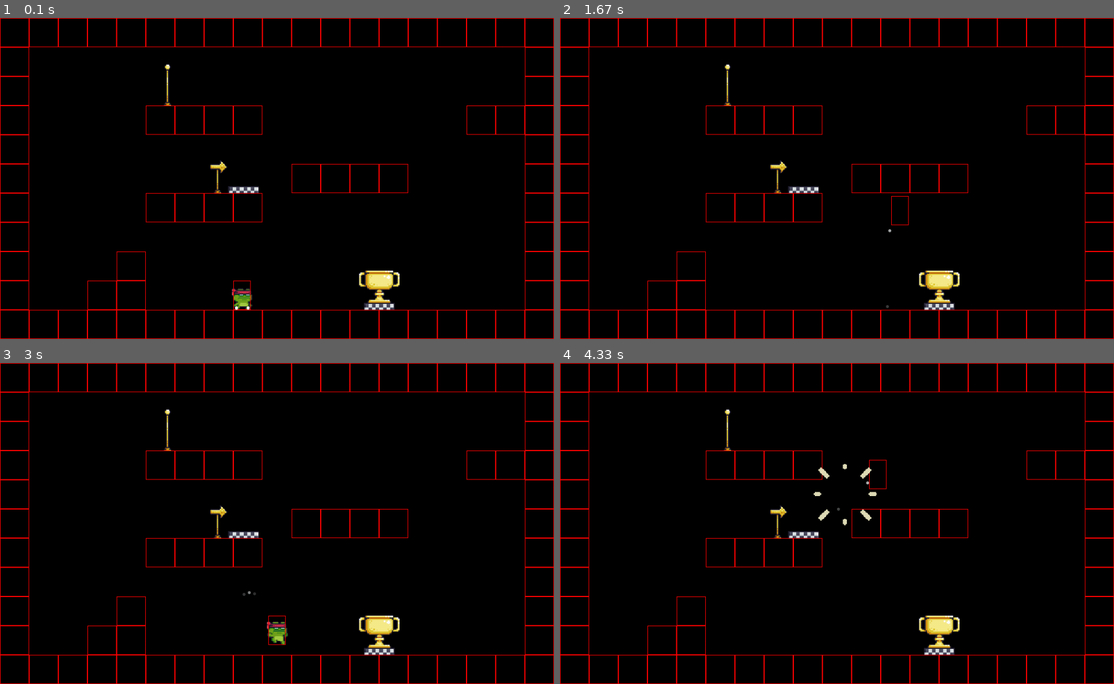
Above: before the commit, frames 1-4 (two rows, left to right).
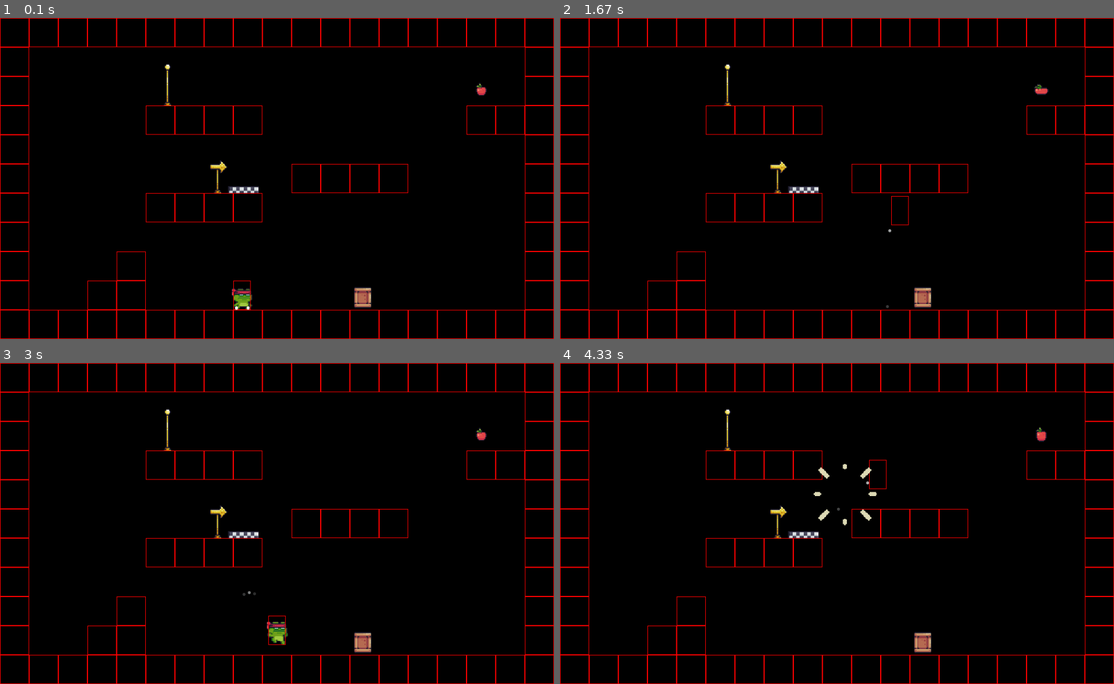
Above: after the commit, the same moments.

Repository: Itzudii/pygame-game-2d
Game: pygame game, started from main.py
Same seed, same stepped clock (60 frames per second), same inputs: the game is played once before the commit and once after it.
Inputs:
- Up to frame 1 (0.1 s): no input
- Up to frame 2 (1.67 s): tap Space at 0.33, 0.73, 1.03, 1.23, 1.53 s; hold Right 0.67-1.13 s; tap A at 0.82 s; hold Right 1.17-1.63 s
- Up to frame 3 (3 s): hold Left 1.67-2.2 s; tap Space at 1.73, 2.03, 2.3, 2.6, 2.73 s; hold Left 2.23-2.63 s; tap A at 2.38 s; hold Right from 2.67 s (still down)
- Up to frame 4 (4.33 s): tap Space at 3.03, 3.4, 3.7, 3.9, 4.2 s; release Right at 3.3 s; hold Left 3.33-3.8 s; hold Right 3.83-4.3 s; tap A at 3.98 s

The runs differ from the first frame. In frame 1, 0.8% of the frame differs, in the area x 63-88%, y 20-91%; in frame 2, 0.8%; in frame 3, 0.8%; in frame 4, 0.8%, in the area x 63-88%, y 19-91%.

Commit message:
add and seprate utils/partical class

Diff:
--- /dev/null
+++ b/items/boxs.py
@@ -0,0 +1,66 @@
+import pygame
+from utils.dependency import get_frames
+from animation import Animation
+
+import random
+from utils.dependency import get_img
+
+class Partical(pygame.sprite.Sprite):
+    def __init__(self,lifespan):
+        super().__init__()
+        self.w = self.img.get_width()
+        self.life = lifespan
+        self.max_life = lifespan
+
+    def update(self):
+        self.life -= 1
+        alpha = int(255 * (self.life / self.max_life))
+        self.img.set_alpha(alpha)
+        if self.life == 0:
+            self.kill()
+
+
+
+
+
+class Box(pygame.sprite.Sprite):
+    frames = None
+    assets = {
+        'idle':(r'assets\Items\Boxes\Box1\Idle.png',1),
+        'hit':(r'assets\Items\Boxes\Box1\Hit (28x24).png',3),
+        'break':(r'assets\Items\Boxes\Box1\Break.png',4)
+    }
+
+    @classmethod
+    def load_assets(cls):
+        if cls.frames is None:
+            cls.frames = {}
+            for state, (path, count) in cls.assets.items():
+                cls.frames[state] = get_frames(path, count,both=False)
+
+    def __init__(self,bottomleft):
+        cls = self.__class__
+        cls.load_assets()
+        super().__init__()
+        self.ani = Animation(cls.frames)
+        self.break_frames = cls.frames['break'][1]
+        self.rect = self.ani.image.get_rect()
+        self.rect.bottomleft = bottomleft
+        self.ishit = False
+
+    def draw(self,screen):
+        screen.blit(self.ani.image,self.rect.topleft)
+
+    def update(self):
+        if self.ani.isfinished and self.ishit:
+            self.ani.set_state('idle')
+            self.ishit = False
+        self.ani.update()
+
+    def hit(self):
+        if not self.ishit:
+            self.ani.set_state('hit')
+        self.ishit = True
+
+    def get_break(self):
+        pass
--- a/items/checkpoint.py
+++ /dev/null
@@ -1,71 +0,0 @@
-import pygame
-from utils.dependency import get_frames
-from animation import Animation
-
-class Checkpoint(pygame.sprite.Sprite):
-    def __init__(self,frames,bottomleft,direction=1):
-        super().__init__()
-        self.ani = Animation(frames,direction)
-        self.rect = self.ani.image.get_rect()
-        self.rect.bottomleft = bottomleft
-        self.ishit = False
-
-    def draw(self,screen):
-        screen.blit(self.ani.image,self.rect.topleft)
-
-    def update(self):
-        if self.ani.isfinished and self.ishit:
-            self.ani.set_state('idle')
-            self.ishit = False
-        self.ani.update()
-
-    def hit(self):
-        if not self.ishit:
-            self.ani.set_state('move')
-        self.ishit = True
-
-class Start(Checkpoint):
-    frames = None
-    @classmethod
-    def load_assets(cls):
-        if cls.frames == None:
-            cls.frames = dict()
-            cls.frames['idle'] = get_frames(r'assets\Items\Checkpoints\Start\Start (Idle).png',1)
-            cls.frames['move'] = get_frames(r'assets\Items\Checkpoints\Start\Start (Moving) (64x64).png',17)
-
-    def __init__(self,bottomleft,direction=1):
-        Start.load_assets()
-        super().__init__(Start.frames,bottomleft,direction)
-
-class End(Checkpoint):
-    frames = None
-    @classmethod
-    def load_assets(cls):
-        if cls.frames == None:
-            cls.frames = dict()
-            cls.frames['idle'] = get_frames(r'assets\Items\Checkpoints\End\End (Idle).png',1)
-            cls.frames['move'] = get_frames(r'assets\Items\Checkpoints\End\End (Pressed) (64x64).png',8)
-
-    def __init__(self,bottomleft,direction=1):
-        End.load_assets()
-        super().__init__(End.frames,bottomleft,direction)
-
-
-class Flag(Checkpoint):
-    frames = None
-    @classmethod
-    def load_assets(cls):
-        if cls.frames == None:
-            cls.frames = dict()
-            cls.frames['idle'] = get_frames(r'assets\Items\Checkpoints\Checkpoint\Checkpoint (No Flag).png',1)
-            cls.frames['move'] = get_frames(r'assets\Items\Checkpoints\Checkpoint\Checkpoint (Flag Out) (64x64).png',26)
-            cls.frames['active'] = get_frames(r'assets\Items\Checkpoints\Checkpoint\Checkpoint (Flag Idle)(64x64).png',10)
-
-    def __init__(self,bottomleft,direction=1):
-        Flag.load_assets()
-        super().__init__(Flag.frames,bottomleft,direction)
-
-    def update(self):
-        if self.ani.isfinished and self.ishit:
-            self.ani.set_state('active')
-        self.ani.update()
--- /dev/null
+++ b/items/checkpoints.py
@@ -0,0 +1,62 @@
+import pygame
+from utils.dependency import get_frames
+from animation import Animation
+
+class Checkpoint(pygame.sprite.Sprite):
+    frames = None
+    assets = {}
+
+    @classmethod
+    def load_assets(cls):
+        if cls.frames is None:
+            cls.frames = {}
+            for state, (path, count) in cls.assets.items():
+                cls.frames[state] = get_frames(path, count)
+
+    def __init__(self,bottomleft,direction=1):
+        cls = self.__class__
+        cls.load_assets()
+        super().__init__()
+        self.ani = Animation(cls.frames,direction)
+        self.rect = self.ani.image.get_rect()
+        self.rect.bottomleft = bottomleft
+        self.ishit = False
+
+    def draw(self,screen):
+        screen.blit(self.ani.image,self.rect.topleft)
+
+    def update(self):
+        if self.ani.isfinished and self.ishit:
+            self.ani.set_state('idle')
+            self.ishit = False
+        self.ani.update()
+
+    def hit(self):
+        if not self.ishit:
+            self.ani.set_state('move')
+        self.ishit = True
+
+class Start(Checkpoint):
+    assets = {
+        'idle':(r'assets\Items\Checkpoints\Start\Start (Idle).png',1),
+        'move':(r'assets\Items\Checkpoints\Start\Start (Moving) (64x64).png',17)
+    }
+
+class End(Checkpoint):
+    assets = {
+        'idle':(r'assets\Items\Checkpoints\End\End (Idle).png',1),
+        'move':(r'assets\Items\Checkpoints\End\End (Pressed) (64x64).png',8)
+    }
+
+
+class Flag(Checkpoint):
+    assets = {
+        'idle':(r'assets\Items\Checkpoints\Checkpoint\Checkpoint (No Flag).png',1),
+        'move':(r'assets\Items\Checkpoints\Checkpoint\Checkpoint (Flag Out) (64x64).png',26),
+        'active':(r'assets\Items\Checkpoints\Checkpoint\Checkpoint (Flag Idle)(64x64).png',10)
+    }
+
+    def update(self):
+        if self.ani.isfinished and self.ishit:
+            self.ani.set_state('active')
+        self.ani.update()
--- /dev/null
+++ b/items/fruits.py
@@ -0,0 +1,60 @@
+import pygame
+from utils.dependency import get_frames
+from animation import Animation
+class Fruit(pygame.sprite.Sprite):
+    frames = None
+    assets = {}
+
+    @classmethod
+    def load_assets(cls):
+        if cls.frames is None:
+            cls.frames = {}
+            for state, (path, count) in cls.assets.items():
+                cls.frames[state] = get_frames(path, count,both= False)
+            cls.frames['collect'] = get_frames(r'assets\Items\Fruits\Collected.png',6,both=False)
+
+
+    def __init__(self,bottomleft):
+        cls = self.__class__
+        cls.load_assets()
+        super().__init__()
+        self.ani = Animation(cls.frames)
+        self.rect = self.ani.image.get_rect()
+        self.rect.bottomleft = bottomleft
+        self.ishit = False
+
+    def draw(self,screen):
+        screen.blit(self.ani.image,self.rect.topleft)
+
+    def update(self):
+        if self.ani.isfinished and self.ishit:
+            self.kill()
+        self.ani.update()
+
+    def hit(self):
+        self.ani.set_state('collect')
+        self.ishit = True
+
+class Apple(Fruit):
+    assets = {'idle':(r'assets\Items\Fruits\Apple.png',17)}
+
+class Bananas(Fruit):
+    assets = {'idle':(r'assets\Items\Fruits\Bananas.png',17)}
+
+class Cherries(Fruit):
+    assets = {'idle':(r'assets\Items\Fruits\Cherries.png',17)}
+
+class Kiwi(Fruit):
+    assets = {'idle':(r'assets\Items\Fruits\Kiwi.png',17)}
+
+class Melon(Fruit):
+    assets = {'idle':(r'assets\Items\Fruits\Melon.png',17)}
+
+class Orange(Fruit):
+    assets = {'idle':(r'assets\Items\Fruits\Orange.png',17)}
+
+class Pineapple(Fruit):
+    assets = {'idle':(r'assets\Items\Fruits\Pineapple.png',17)}
+
+class Strawberry(Fruit):
+    assets = {'idle':(r'assets\Items\Fruits\Strawberry.png',17)}
--- a/level.py
+++ b/level.py
@@ -1,7 +1,9 @@
 import pygame
 from maps import map1
 from player.model import Player
-from items.checkpoint import Start,End,Flag
+from items.checkpoints import Start,End,Flag
+from items.fruits import Apple
+from items.boxs import Box
 from constant import TILESIZE,WINDOW_W,WINDOW_H
 
 class Level():
@@ -9,7 +11,8 @@
     def __init__(self):
         self.player = None
         self.landblocks = []
-        self.flags = pygame.sprite.Group()
+        self.checkpoints = pygame.sprite.Group()
+        self.fruits = pygame.sprite.Group()
         self.load_map()
 
     def load_map(self):
@@ -21,13 +24,16 @@
                     self.player = Player(col*Level.tilesize,row*Level.tilesize)
                 elif tile == 'S':
                     temp = Start((col*Level.tilesize,(row+1)*Level.tilesize))
-                    self.flags.add(temp)
-                elif tile == 'E':
-                    temp = End((col*Level.tilesize,(row+1)*Level.tilesize))
-                    self.flags.add(temp)
+                    self.checkpoints.add(temp)
+                elif tile == 'B':
+                    temp = Box((col*Level.tilesize,(row+1)*Level.tilesize))
+                    self.checkpoints.add(temp)
                 elif tile == 'F':
                     temp = Flag((col*Level.tilesize,(row+1)*Level.tilesize))
-                    self.flags.add(temp)
+                    self.checkpoints.add(temp)
+                elif tile == 'A':
+                    temp = Apple((col*Level.tilesize,(row+1)*Level.tilesize))
+                    self.fruits.add(temp)
 
     def event_handle(self,event):
         self.player.event_handle(event)
@@ -41,22 +47,30 @@
         for block in self.landblocks:
             pygame.draw.rect(screen,(255,0,0),block,1)
 
-        for flag in self.flags:
+        for flag in self.checkpoints:
             flag.draw(screen)
+
+        for fruit in self.fruits:
+            fruit.draw(screen)
 
         self.player.draw(screen,"")
 
     def collisions(self):
 
-        for flag in self.flags:
+        for flag in self.checkpoints:
             if flag.rect.colliderect(self.player.rect) and self.player.move:
                 flag.hit()
                 # save coord
 
+        for fruit in self.fruits:
+            if fruit.rect.colliderect(self.player.rect):
+                fruit.hit()
+                #  increase points
 
 
     def update(self):
         self.collisions()
-        self.flags.update()
+        self.checkpoints.update()
+        self.fruits.update()
         self.player.update(level=self)
         # self.camera.update(self.player)
--- a/maps.py
+++ b/maps.py
@@ -1,13 +1,13 @@
 map1 = [
     '###################',
     '#                 #',
-    '#    F            #',
+    '#    F          A #',
     '#    ####       ###',
     '#                 #',
     '#      S  ####    #',
     '#    ####         #',
     '#                 #',
     '#   #             #',
-    '#  ##   P   E     #',
+    '#  ##   P   B     #',
     '###################'
 ]
--- a/player/partical.py
+++ b/player/partical.py
@@ -1,33 +1,24 @@
 import random
 import pygame
 from utils.dependency import get_img
-class Partical(pygame.sprite.Sprite):
-    frame = get_img(r"assets\Other\Dust Particle.png",(10,10))
-    def __init__(self,lifespan):
-        super().__init__()
-        self.frame = Partical.frame.convert_alpha()
-        self.w = self.frame.get_width()
-        self.life = lifespan
-        self.max_life = lifespan
+from utils.partical import Partical
 
-    def update(self):
-        self.life -= 1
-        alpha = int(255 * (self.life / self.max_life))
-        self.frame.set_alpha(alpha)
-        if self.life == 0:
-            self.kill()
+class Dust(Partical):
+    img = get_img(r"assets\Other\Dust Particle.png",(10,10))
+    def __init__(self, lifespan):
+        super().__init__(lifespan)
+        self.img = self.__class__.img.convert_alpha()
+        self.w = self.img.get_width()
 
+    def draw(self,screen):
+        screen.blit(self.img,(self.x-self.w//2,self.y-self.w//2))
 
-
-class DustH(Partical):
+class DustH(Dust):
     def __init__(self,x,y,lifespan,h):
         super().__init__(lifespan)
         self.x = x
         self.y = y
         self.df = lifespan/h
-
-    def draw(self,screen):
-        screen.blit(self.frame,(self.x-self.w//2,self.y-self.w//2))
 
     def update(self):
         super().update()
@@ -36,32 +27,25 @@
         else:
             self.y += self.df
 
-class DustJ(Partical):
+class DustJ(Dust):
     def __init__(self,x,y,lifespan,h):
         super().__init__(lifespan)
         self.x = x
         self.y = y
-        self.df = lifespan/h
-
-    def draw(self,screen):
-        screen.blit(self.frame,(self.x-self.w//2,self.y-self.w//2))
 
     def update(self):
         super().update()
-
         self.y -= 1
 
 
-class DustF(Partical):
+
+class DustF(Dust):
     def __init__(self,x,y,lifespan,h):
         super().__init__(lifespan)
         self.x = x
         self.y = y
         self.df = lifespan/h
         self.speed = random.choice((2,-2))
-
-    def draw(self,screen):
-        screen.blit(self.frame,(self.x-self.w//2,self.y-self.w//2))
 
     def update(self):
         super().update()
@@ -72,7 +56,7 @@
 
         self.x += self.speed
 
-class DustV(Partical):
+class DustV(Dust):
     def __init__(self,x,y,lifespan):
         super().__init__(lifespan)
         self.x = x
@@ -83,9 +67,6 @@
         self.direction = random.choice((1,-1))
         self.vel_x = self.x
         self.speed = random.random()
-
-    def draw(self,screen):
-        screen.blit(self.frame,(self.x-self.w//2,self.y-self.w//2))
 
     def update(self):
         super().update()
--- a/utils/dependency.py
+++ b/utils/dependency.py
@@ -7,7 +7,8 @@
     tilesize = w//col
     ratiox = tilesize/BASESIZE
     ratioy = tilesize/BASESIZE
-    scale_factor = (TILESIZE*ratiox,TILESIZE*ratioy)
+    if not scale_factor:
+        scale_factor = (TILESIZE*ratiox,TILESIZE*ratioy)
 
     frames_orignal = [img.subsurface(pygame.Rect(tilesize*i+offset_l,offset_t,(tilesize-offset_l)-offset_r,h-offset_t)) for i in range(col)]
     if scale_factor:
--- /dev/null
+++ b/utils/partical.py
@@ -0,0 +1,13 @@
+import pygame
+class Partical(pygame.sprite.Sprite):
+    def __init__(self,lifespan):
+        super().__init__()
+        self.life = lifespan
+        self.max_life = lifespan
+
+    def update(self):
+        self.life -= 1
+        alpha = int(255 * (self.life / self.max_life))
+        self.img.set_alpha(alpha)
+        if self.life == 0:
+            self.kill()
